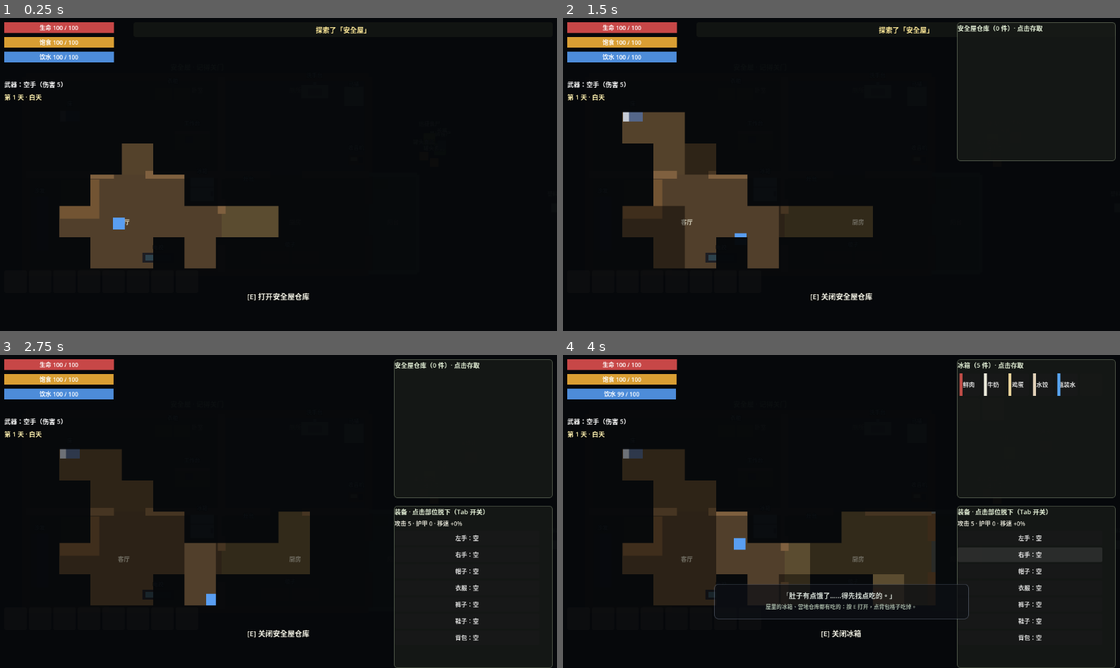
Above: before the commit, frames 1-4 (two rows, left to right).
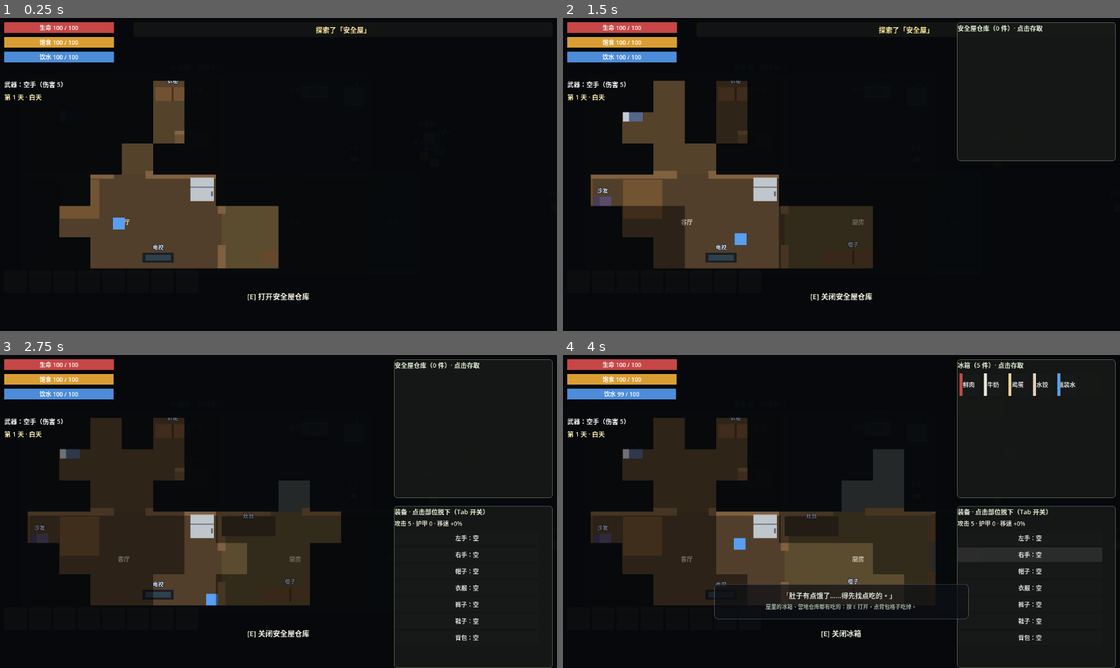
Above: after the commit, the same moments.

Repository: zw555/SurvivalDemo
Game: Godot game, scene res://scenes/main/Main.tscn
The game is run twice, just before and just after one commit, with the same random seed, the same clock (stepped at 60 frames per second) and the same inputs. Sound files missing from this copy of the repository are replaced by a short silence.
Inputs (mouse positions are in pixels of both pictures, inside the frame that each line leads up to):
- Up to frame 1 (0.25 s): no input
- Up to frame 2 (1.5 s): tap Enter at 0.5 s; move the mouse to (964, 155) at 0.52 s; press the mouse at (964, 155) at 0.53 s; hold D (move_right) 0.53-1.28 s; move the mouse to (730, 187) at 1.27 s; release the mouse at (730, 187) at 1.28 s; hold S (move_down) from 1.28 s (still down); tap E (interact) at 1.35 s
- Up to frame 3 (2.75 s): move the mouse to (334, 439) at 2.02 s; release S (move_down) at 2.03 s; hold D (move_right) from 2.03 s (still down); hold Tab (toggle_equipment) from 2.03 s (still down)
- Up to frame 4 (4 s): move the mouse to (813, 574) at 2.77 s; release D (move_right) at 2.78 s; release Tab (toggle_equipment) at 2.78 s; hold W (move_up) 2.78-3.53 s; click (813, 574) at 2.85 s; move the mouse to (1008, 558) at 3.52 s; hold A (move_left) from 3.53 s (still down); hold E (interact) from 3.53 s (still down)

The runs differ from the first frame. In frame 1, 3.3% of the frame differs, in the area x 27-51%, y 20-81%; in frame 2, 6.1%; in frame 3, 8.9%, in the area x 4-62%, y 20-81%; in frame 4, 8.9%.

Commit message:
fix: 贴身家具不再挡死玩家视野（沙发只亮一半/夹缝完全无视野）
- 根因1：迷雾按格中心单点射线判定，沙发所在格中心恰落在沙发碰撞体内 → 格子永久黑
- 根因2：家具占视线层(值2)，玩家贴身时周围格子被近距离家具全挡（5x5 仅 1 格可见）
- 修复1：新增玩家视线专用层值4（墙/边界/建筑墙/门，Main.tscn 10 处 + Door.tscn 3→7），
  fog SIGHT_MASK 2→4；家具保留值2只挡丧尸视线，丧尸感知行为不变
- 修复2：格心被挡时格内 ±20px 四角子采样补判，防窄物体格永久黑；隔墙遮挡不破坏
- 验证：沙发格全亮、夹缝 5x5 可见 1→7、墙外/窗旁墙仍黑；冒烟 261→263 连跑 3 次全绿；
  实跑 180 帧 0 报错

Diff:
--- a/scenes/main/Main.tscn
+++ b/scenes/main/Main.tscn
@@ -313,7 +313,7 @@
 theme_override_font_sizes/font_size = 12
 
 [node name="HouseWalls" type="StaticBody2D" parent="."]
-collision_layer = 3
+collision_layer = 7
 
 [node name="TopShape" type="CollisionShape2D" parent="HouseWalls"]
 position = Vector2(410, 1080)
@@ -433,7 +433,7 @@
 polygon = PackedVector2Array(-8, -28, 8, -28, 8, 28, -8, 28)
 
 [node name="BalconyFence" type="StaticBody2D" parent="."]
-collision_layer = 3
+collision_layer = 7
 
 [node name="EastShape" type="CollisionShape2D" parent="BalconyFence"]
 position = Vector2(860, 1380)
@@ -585,7 +585,7 @@
 script = ExtResource("67_thought")
 
 [node name="Walls" type="StaticBody2D" parent="."]
-collision_layer = 3
+collision_layer = 7
 
 [node name="Top" type="CollisionShape2D" parent="Walls"]
 position = Vector2(1200, -20)
@@ -604,7 +604,7 @@
 shape = SubResource("WallV")
 
 [node name="Buildings" type="StaticBody2D" parent="."]
-collision_layer = 3
+collision_layer = 7
 
 [node name="MilitaryBase" type="Node2D" parent="."]
 
@@ -642,7 +642,7 @@
 theme_override_font_sizes/font_size = 14
 
 [node name="Walls" type="StaticBody2D" parent="MilitaryBase"]
-collision_layer = 3
+collision_layer = 7
 
 [node name="TopShape" type="CollisionShape2D" parent="MilitaryBase/Walls"]
 position = Vector2(1280, 158)
@@ -701,7 +701,7 @@
 [node name="Helicopter" type="Node2D" parent="MilitaryBase"]
 
 [node name="Hull" type="StaticBody2D" parent="MilitaryBase/Helicopter"]
-collision_layer = 3
+collision_layer = 7
 
 [node name="HullShape" type="CollisionShape2D" parent="MilitaryBase/Helicopter/Hull"]
 position = Vector2(1415, 300)
@@ -879,7 +879,7 @@
 theme_override_font_sizes/font_size = 11
 
 [node name="Walls" type="StaticBody2D" parent="Hospital"]
-collision_layer = 3
+collision_layer = 7
 
 [node name="TopShape" type="CollisionShape2D" parent="Hospital/Walls"]
 position = Vector2(1780, 148)
@@ -1115,7 +1115,7 @@
 theme_override_font_sizes/font_size = 11
 
 [node name="Walls" type="StaticBody2D" parent="PoliceStation"]
-collision_layer = 3
+collision_layer = 7
 
 [node name="TopShape" type="CollisionShape2D" parent="PoliceStation/Walls"]
 position = Vector2(1400, 768)
@@ -1296,7 +1296,7 @@
 theme_override_font_sizes/font_size = 11
 
 [node name="Walls" type="StaticBody2D" parent="Market"]
-collision_layer = 3
+collision_layer = 7
 
 [node name="TopShape" type="CollisionShape2D" parent="Market/Walls"]
 position = Vector2(1900, 828)
@@ -1468,7 +1468,7 @@
 theme_override_font_sizes/font_size = 11
 
 [node name="Walls" type="StaticBody2D" parent="HardwareStore"]
-collision_layer = 3
+collision_layer = 7
 
 [node name="TopShape" type="CollisionShape2D" parent="HardwareStore/Walls"]
 position = Vector2(2160, 1208)
--- a/scenes/world/Door.tscn
+++ b/scenes/world/Door.tscn
@@ -15,7 +15,7 @@
 shape = SubResource("DoorInteract")
 
 [node name="GateBody" type="StaticBody2D" parent="."]
-collision_layer = 3
+collision_layer = 7
 
 [node name="GateShape" type="CollisionShape2D" parent="GateBody"]
 shape = SubResource("DoorBody")
--- a/scripts/systems/fog_of_war.gd
+++ b/scripts/systems/fog_of_war.gd
@@ -16,8 +16,9 @@
 @export var cone_radius := 320.0
 ## 视野锥半角（度）：总夹角 = 2 × 半角，默认 120°。
 @export var cone_half_angle_deg := 60.0
-## 视线检测碰撞层：与丧尸视线一致的"视线遮挡层"（墙/家具/关着的门）。
-const SIGHT_MASK := 2
+## 视线检测碰撞层：**玩家视线遮挡层（值 4）**——只有墙/地图边界/建筑墙/关着的门
+## 在此层；家具只占丧尸视线层（值 2），不挡玩家视野（贴身家具不会把周围格子挡黑）。
+const SIGHT_MASK := 4
 
 ## 迷雾刷新间隔（秒）：不用每帧重算，0.15s 足够平滑。
 const TICK_INTERVAL := 0.15
@@ -79,7 +80,7 @@
 			var center := Vector2((gx + 0.5) * cell_size, (gy + 0.5) * cell_size)
 			if not _in_view(center, ppos, aim, cos_half):
 				continue
-			if not _line_clear(ppos, center):
+			if not _line_clear(ppos, center) and not _sub_points_clear(ppos, center):
 				continue
 			var idx := gy * _cols + gx
 			if _cells[idx] < STATE_VISIBLE:
@@ -117,6 +118,20 @@
 	var space := _player.get_world_2d().direct_space_state
 	var query := PhysicsRayQueryParameters2D.create(from, to, SIGHT_MASK, [_player.get_rid()])
 	return space.intersect_ray(query).is_empty()
+
+
+## 格内子点采样：格心被挡时，在格内四角（±20px）补测，任意一点通视即算可见。
+## 解决"格中心恰好在沙发等窄家具/墙体内 → 格子永久黑"的粒度缺陷：
+## 窄家具能正常亮起，而贯穿整格的墙体子点仍全被挡，不会破坏隔墙遮挡。
+const SUB_SAMPLE_OFFSETS: Array[Vector2] = [
+	Vector2(-20, -20), Vector2(20, -20), Vector2(-20, 20), Vector2(20, 20),
+]
+
+func _sub_points_clear(from: Vector2, cell_center: Vector2) -> bool:
+	for off in SUB_SAMPLE_OFFSETS:
+		if _line_clear(from, cell_center + off):
+			return true
+	return false
 
 
 ## 情报解锁：把一片区域直接标为"已探索"（地图上可见，但不当作当前视野）。
--- a/tools/smoke_test.gd
+++ b/tools/smoke_test.gd
@@ -1063,6 +1063,26 @@
 		await physics_frame
 	_check(player.global_position.x > 2152.0, "窗户阻挡角色移动（不能穿窗）")
 	player.velocity = Vector2.ZERO
+	# 6) 家具不挡玩家视野：玩家视线只查墙/门层（值 4），贴身家具不再把格子挡黑
+	#    （回归：此前沙发所在格中心落在沙发碰撞体内 → 格子永久黑，"沙发只亮一半"）
+	player.global_position = Vector2(150, 1380)
+	fog.aim_override = Vector2.RIGHT
+	await physics_frame
+	await physics_frame
+	fog.reveal_now()
+	_check(fog.cell_state(1, 21) == FogOfWar.STATE_VISIBLE,
+			"贴身家具不挡玩家视野（沙发所在格可见）")
+	# 7) 家具夹缝不再"完全无视野"：沙发/桌子/西墙窄缝里，身边多数格子仍点亮
+	player.global_position = Vector2(118, 1330)
+	await physics_frame
+	await physics_frame
+	fog.reveal_now()
+	var lit := 0
+	for gy in range(19, 24):
+		for gx in range(0, 5):
+			if fog.cell_state(gx, gy) == FogOfWar.STATE_VISIBLE:
+				lit += 1
+	_check(lit >= 5, "家具夹缝处视野正常（5x5 内点亮 %d 格，修复前仅 1）" % lit)
 	fog.set_physics_process(true)
 	fog.aim_override = Vector2.ZERO
 
Not shown, added: .workbuddy/memory/2026-10-14.md
Not shown, changed: .workbuddy/memory/MEMORY.md
Not shown, changed: DESIGN.md
Not shown, changed: PROJECT_STATUS.md
